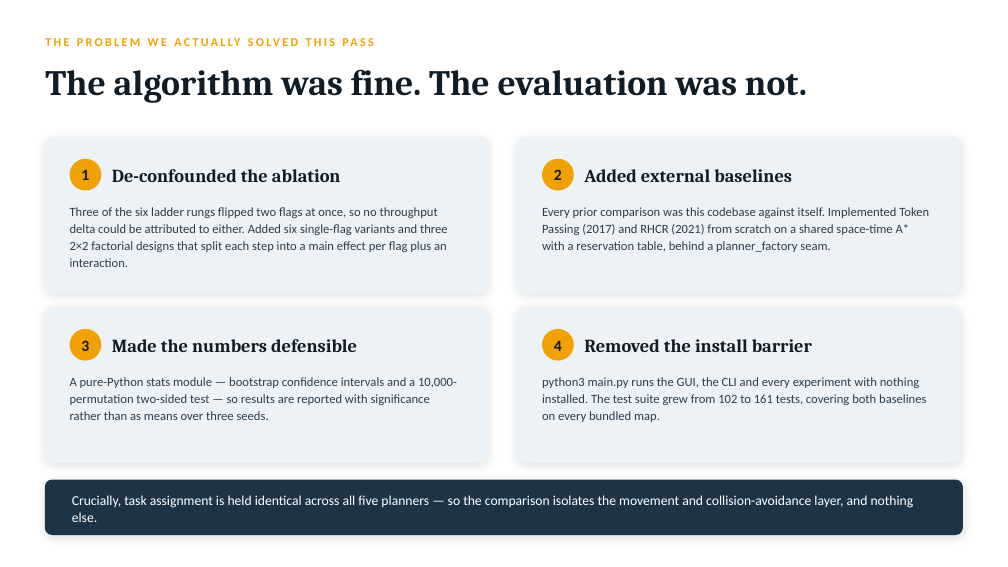
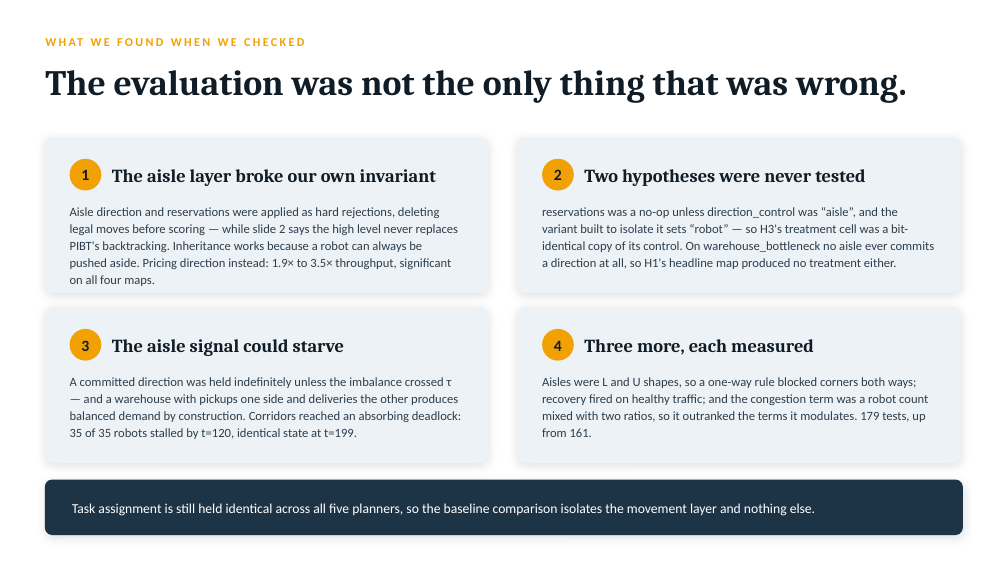
Before and after one commit to sinayanaik/aisleflow, a slide deck: slide 14 of docs/aisleflow-mapf-presentation.pptx. Drawn at 1008x567 pixels with LibreOffice and Linux fonts; fonts in the diff are those of the drawing. Boxes give left, top, right and bottom in pixels: in the first picture for what was removed or moved away, otherwise in the second. Text is boxed around its words. In the diff, an @@ line names an element or a change of style, - is before the commit and + after.

```diff
--- a/docs/aisleflow-mapf-presentation.pptx
+++ b/docs/aisleflow-mapf-presentation.pptx
@@ text at (45, 32, 915, 51): text changed @@
-THE PROBLEM WE ACTUALLY SOLVED THIS PASS
+WHAT WE FOUND WHEN WE CHECKED
@@ text at (45, 70, 907, 103): text changed @@
-The algorithm was fine. The evaluation was not.
+The evaluation was not the only thing that was wrong.
@@ text at (112, 169, 436, 186): text changed @@
-De-confounded the ablation
+The aisle layer broke our own invariant
@@ text at (584, 169, 865, 186): text changed @@
-Added external baselines
+Two hypotheses were never tested
@@ text at (70, 207, 458, 286): text changed @@
-Three of the six ladder rungs flipped two flags at once, so no throughput delta could be attributed to either. Added six single-flag variants and three 2×2 factorial designs that split each step into a main effect per flag plus an interaction.
+Aisle direction and reservations were applied as hard rejections, deleting legal moves before scoring — while slide 2 says the high level never replaces PIBT's backtracking. Inheritance works because a robot can always be pushed aside. Pricing direction instead: 1.9× to 3.5× throughput, significant on all four maps.
@@ text at (542, 207, 934, 269): text changed @@
-Every prior comparison was this codebase against itself. Implemented Token Passing (2017) and RHCR (2021) from scratch on a shared space-time A* with a reservation table, behind a planner_factory seam.
+reservations was a no-op unless direction_control was “aisle”, and the variant built to isolate it sets “robot” — so H3's treatment cell was a bit-identical copy of its control. On warehouse_bottleneck no aisle ever commits a direction at all, so H1's headline map produced no treatment either.
@@ text at (112, 339, 344, 356): text changed @@
-Made the numbers defensible
+The aisle signal could starve
@@ text at (584, 339, 814, 355): text changed @@
-Removed the install barrier
+Three more, each measured
@@ text at (70, 377, 461, 439): text changed @@
-A pure-Python stats module — bootstrap confidence intervals and a 10,000-permutation two-sided test — so results are reported with significance rather than as means over three seeds.
+A committed direction was held indefinitely unless the imbalance crossed τ — and a warehouse with pickups one side and deliveries the other produces balanced demand by construction. Corridors reached an absorbing deadlock: 35 of 35 robots stalled by t=120, identical state at t=199.
@@ text at (542, 377, 928, 437): text changed @@
-python3 main.py runs the GUI, the CLI and every experiment with nothing installed. The test suite grew from 102 to 161 tests, covering both baselines on every bundled map.
+Aisles were L and U shapes, so a one-way rule blocked corners both ways; recovery fired on healthy traffic; and the congestion term was a robot count mixed with two ratios, so it outranked the terms it modulates. 179 tests, up from 161.
@@ text at (72, 503, 815, 516): text changed @@
-Crucially, task assignment is held identical across all five planners — so the comparison isolates the movement and collision-avoidance layer, and nothing else.
+Task assignment is still held identical across all five planners, so the baseline comparison isolates the movement layer and nothing else.
```
Also in this commit, not shown: 12 other slides changed.
